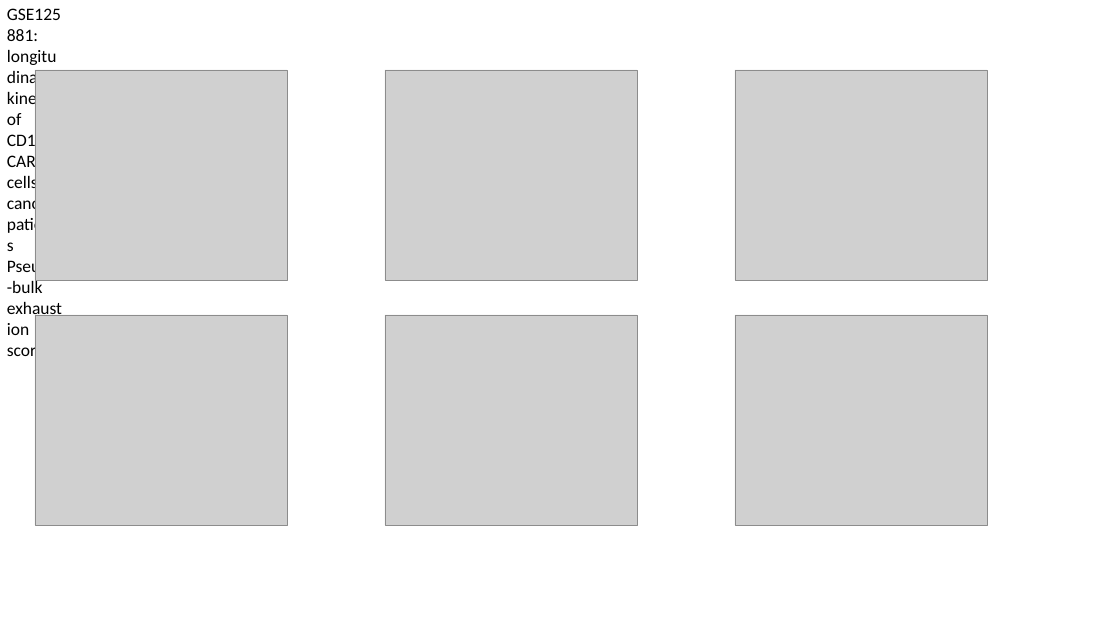
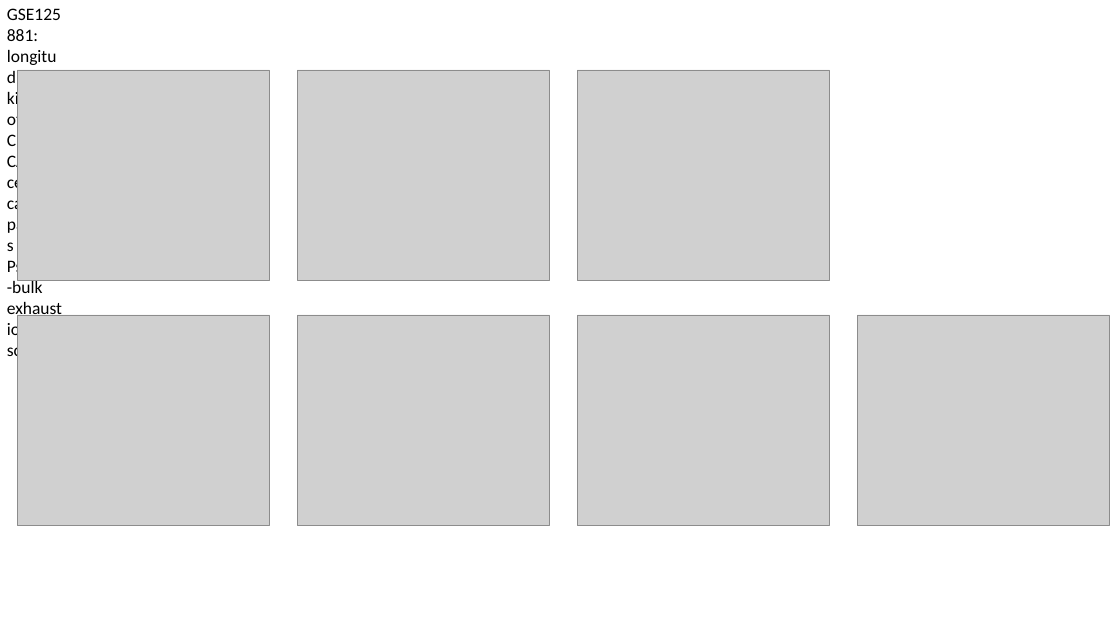
Before and after one commit to vandontduong/CARTEx, a slide deck: slide 5 of experiments/GSE125881/GSE125881_results.pptx. Drawn at 1120x630 pixels with LibreOffice and Linux fonts; fonts in the diff are those of the drawing; grey boxes stand for pictures. Boxes give left, top, right and bottom in pixels: in the first picture for what was removed or moved away, otherwise in the second. Text is boxed around its words. In the diff, an @@ line names an element or a change of style, - is before the commit and + after.

```diff
--- a/experiments/GSE125881/GSE125881_results.pptx
+++ b/experiments/GSE125881/GSE125881_results.pptx
@@ picture: place and size @@
-picture at (35,70,287,280)
+picture at (18,70,270,280)
@@ picture: place and size @@
-picture at (385,70,637,280)
+picture at (298,70,550,280)
@@ picture: place and size @@
-picture at (735,70,987,280)
+picture at (578,70,830,280)
@@ picture: place and size @@
-picture at (35,315,287,525)
+picture at (18,315,270,525)
@@ picture: place and size @@
-picture at (385,315,637,525)
+picture at (298,315,550,525)
@@ picture: place and size @@
-picture at (735,315,987,525)
+picture at (578,315,830,525)
@@ picture added at (858,315,1110,525) @@
```
Also in this commit, not shown: 2 other slides changed, 3 other files.
